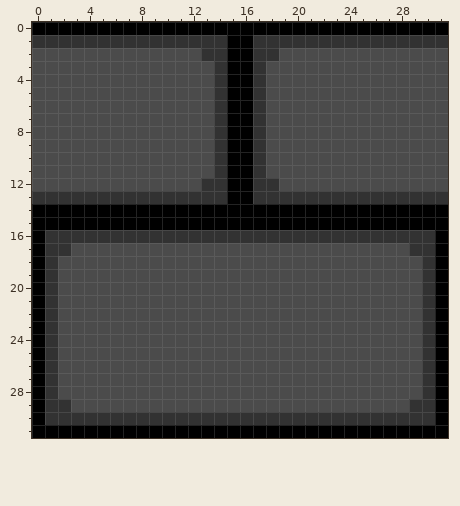
Pixel-art sprite: Brick.png. The picture above is the old version.
The file is 32x32 pixels.
New version:
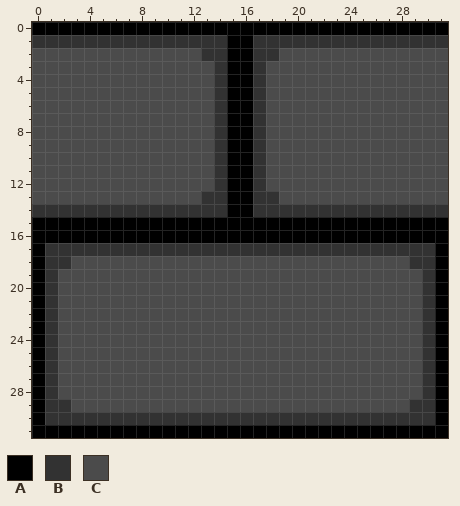
Palette (. is transparent): A #000000  B #323232  C #4b4b4b
What changed:
The author changed colour B to colour A in row 16 at x 1 to 30.
The author changed colour A to colour B in row 14 at x 0 to 14 and 17 to 31.
The author changed colour C to colour B in row 17 at x 3 to 28; in row 18 at x 2 and 29.
The author changed colour B to colour C in row 12 at x 13 and 18; in row 13 at x 0 to 12 and 19 to 31.
Pixel boxes of the changes (left, top, right, bottom) in both pictures:
changed: (32, 178, 448, 269)
